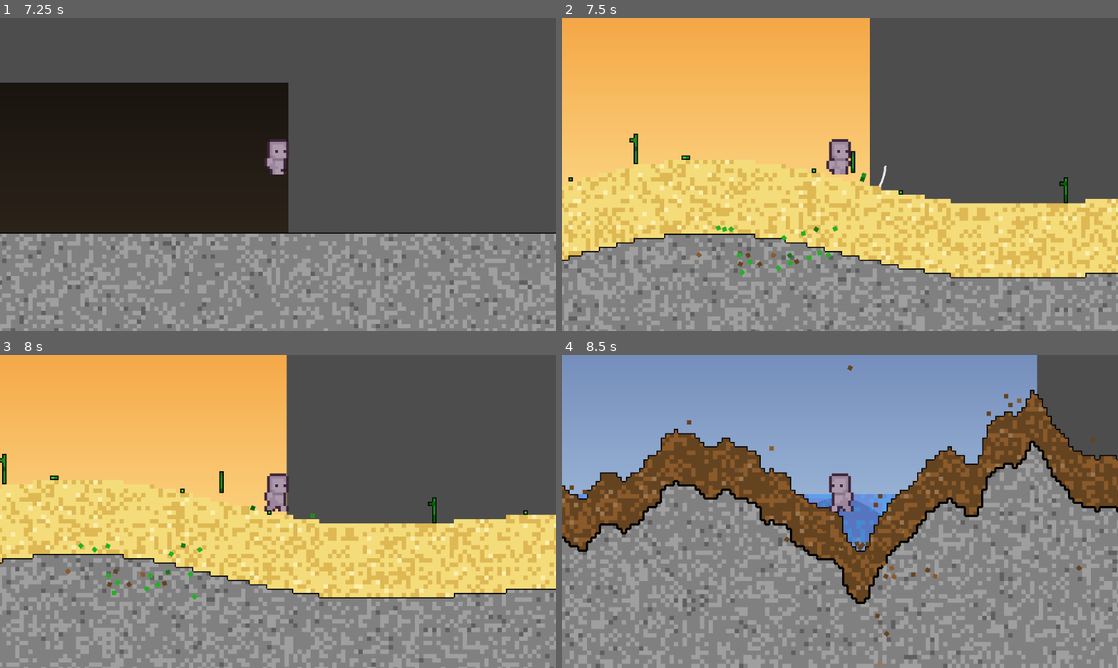
Above: before the commit, frames 1-4 (two rows, left to right).
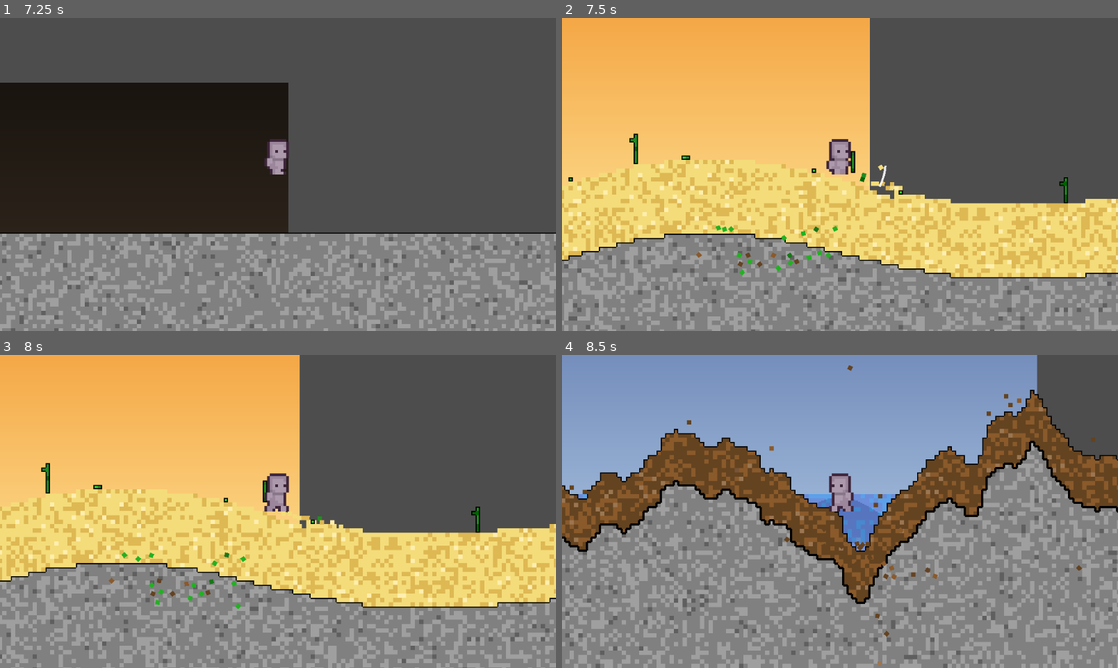
Above: after the commit, the same moments.

Repository: MessrsBrightside/pixel-mixel
Game: Godot game, scene res://scenes/main.tscn
Two runs of this game, one before a commit and one after it. Both use one fixed random seed, a clock stepped at 60 frames per second and the inputs below.
Inputs (mouse positions are in pixels of both pictures, inside the frame that each line leads up to):
- Up to frame 1 (7.25 s): tap Enter (ui_accept) at 0.5, 0.77, 1.52, 3.02, 3.77, 4.52, 6.02, 6.77 s; move the mouse to (250, 237) at 0.52 s; hold Right (ui_right) 0.53-2.03 s; tap 1 at 0.6 s; click (250, 237) at 0.67 s; move the mouse to (444, 221) at 1.27 s; tap 2 at 1.35 s; move the mouse to (111, 127) at 2.02 s; hold Left (ui_left) 2.03-4.28 s; tap 3 at 2.1 s; move the mouse to (305, 174) at 2.77 s; tap 4 at 2.85 s; click (305, 174) at 2.92 s; move the mouse to (194, 96) at 3.52 s; tap 5 at 3.6 s; move the mouse to (400, 158) at 4.27 s; hold Right (ui_right) from 4.28 s (still down); tap 6 at 4.35 s; move the mouse to (166, 190) at 5.02 s; tap 7 at 5.1 s; click (166, 190) at 5.17 s; move the mouse to (333, 105) at 5.77 s; tap 8 at 5.85 s; move the mouse to (250, 237) at 6.52 s; tap 9 at 6.6 s
- Up to frame 2 (7.5 s): keep holding Right (ui_right); move the mouse to (1006, 221) at 7.27 s; tap 0 at 7.35 s; click (1006, 221) at 7.42 s
- Up to frame 3 (8 s): keep holding Right (ui_right); tap Enter (ui_accept) at 7.52 s
- Up to frame 4 (8.5 s): move the mouse to (673, 464) at 8.02 s; release Right (ui_right) at 8.03 s; hold Left (ui_left) from 8.03 s (still down); tap R at 8.1 s

Frame 1 is identical in both runs. In frame 2, 0.2% of the frame differs, in the area x 55-62%, y 46-58%; in frame 3, 27%, in the area x 0-100%, y 0-100%; in frame 4, nothing differs.

Commit message:
Fix: blade attack hits LOOSE chunks too (sand is now displaceable)

Diff:
--- a/scripts/blade_attack.gd
+++ b/scripts/blade_attack.gd
@@ -46,8 +46,6 @@
 			break
 		if chunk.terrain == 0 or chunk.state == ChunkGrid.State.LIQUID:
 			continue
-		if chunk.state == ChunkGrid.State.LOOSE:
-			continue
 
 		var tdef: TerrainDef = terrain_defs[chunk.terrain] if chunk.terrain < terrain_defs.size() else null
 		if tdef == null:
